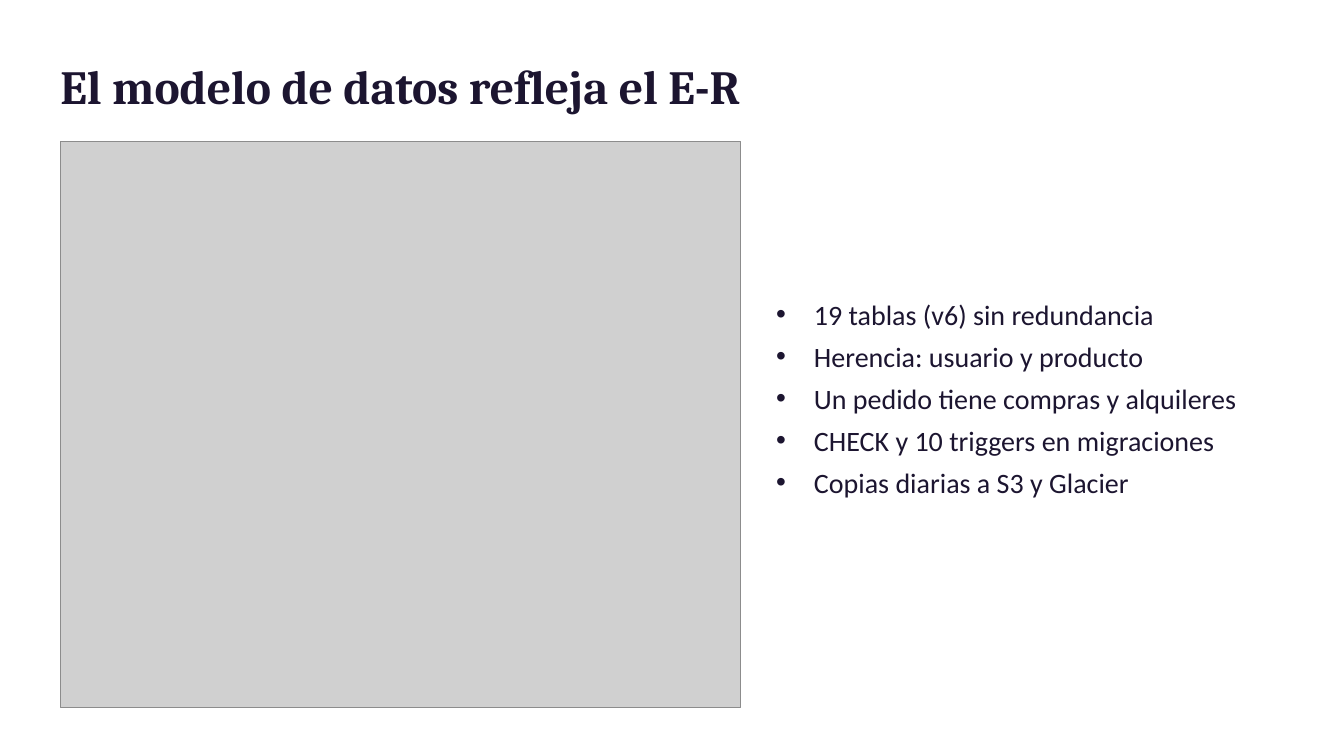
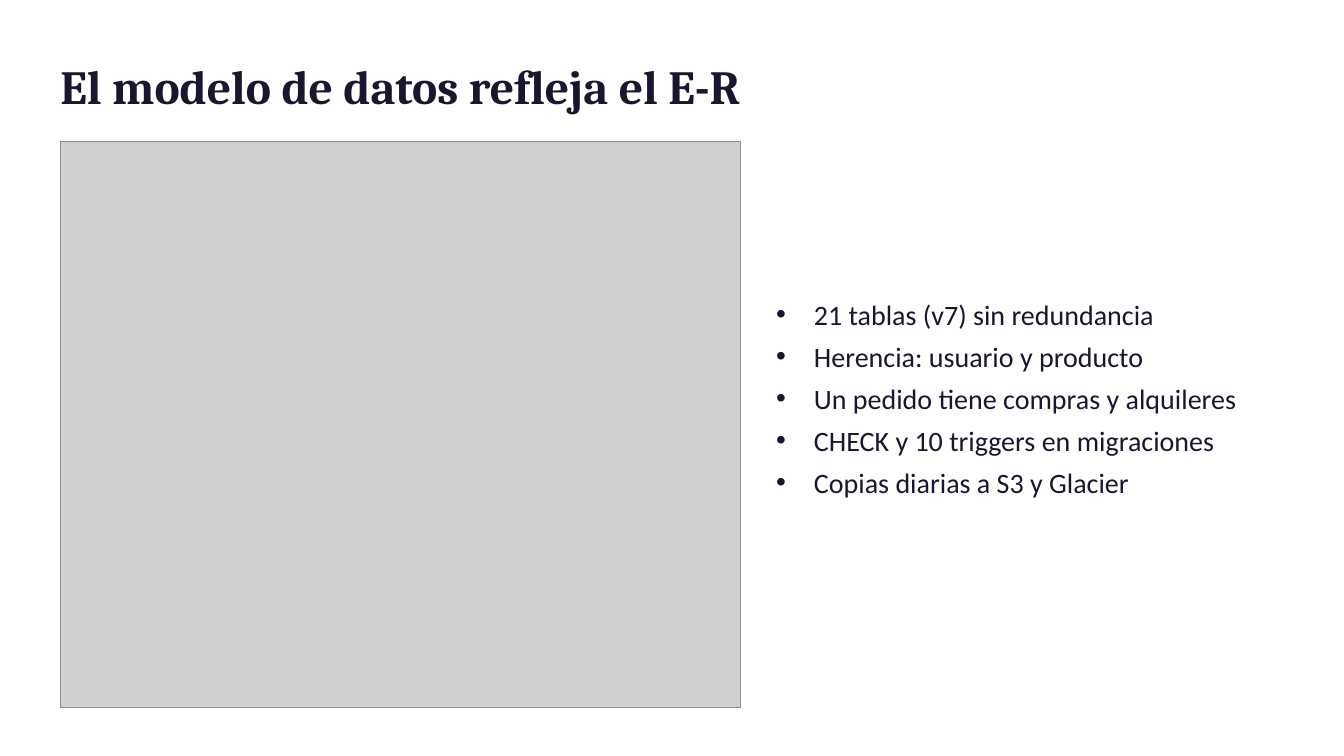
Before and after one commit to landerdam-lab/JuegalmiDam2, a slide deck: slide 4 of docs/entrega/presentacion.pptx. Drawn at 1344x756 pixels with LibreOffice and Linux fonts; fonts in the diff are those of the drawing; grey boxes stand for pictures. Boxes give left, top, right and bottom in pixels: in the first picture for what was removed or moved away, otherwise in the second. Text is boxed around its words. In the diff, an @@ line names an element or a change of style, - is before the commit and + after.

Commit message:
Actualiza la presentación al modelo v7: 21 tablas y E-R con proveedores (ADR-042)

```diff
--- a/docs/entrega/presentacion.pptx
+++ b/docs/entrega/presentacion.pptx
@@ text at [814, 304, 1154, 329]: text changed @@
-• 19 tablas (v6) sin redundancia
+• 21 tablas (v7) sin redundancia
```
Also in this commit, not shown: 1 other slide changed.
